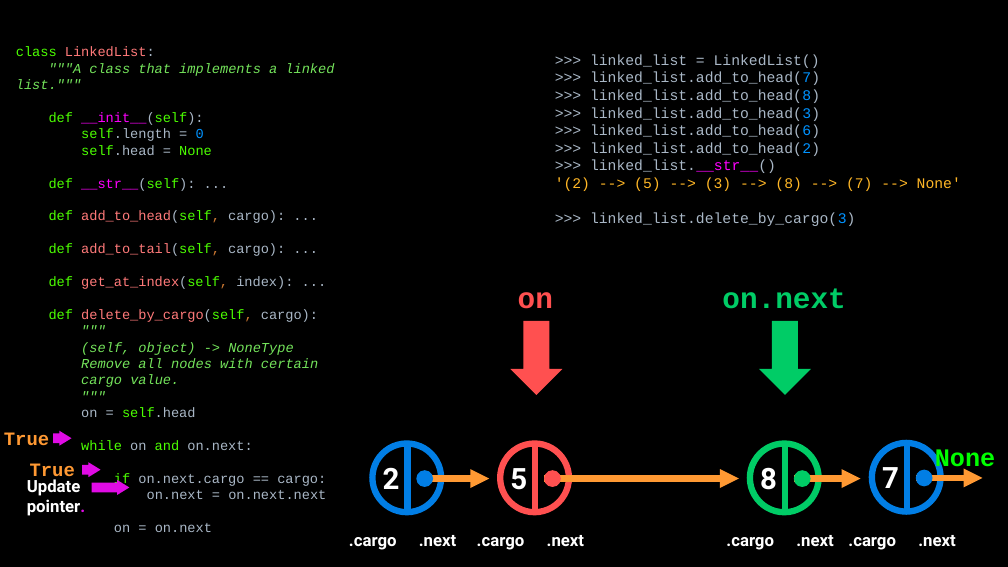
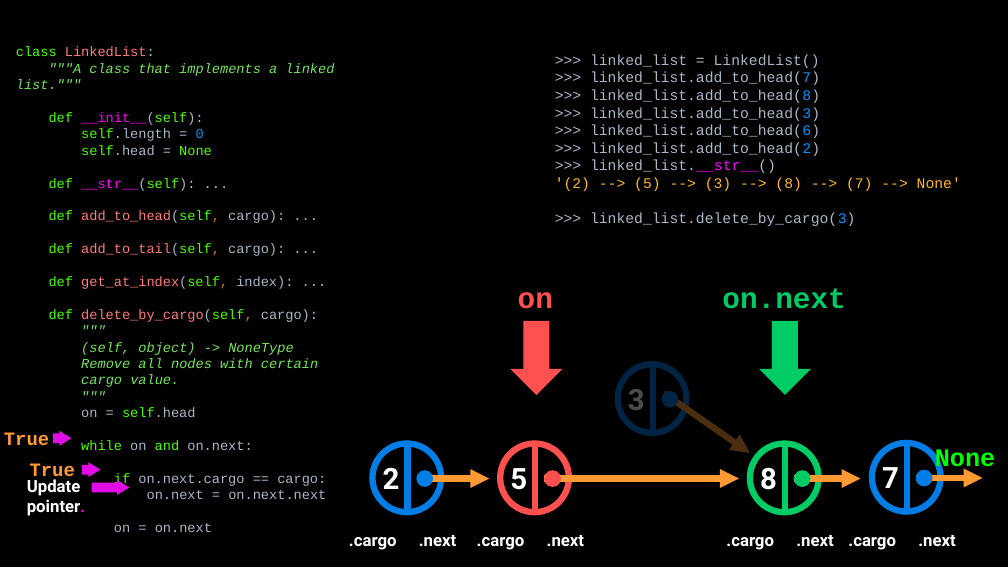
Before and after one commit to APS106/APS106-winter-2022-material, a slide deck: slide 73 of lectures/week12/lecture1/slides/week12_lecture1.pptx (slide 59 before the commit). Drawn at 1008x567 pixels with LibreOffice and Linux fonts; fonts in the diff are those of the drawing; background and template pictures are left out. Boxes give left, top, right and bottom in pixels: in the first picture for what was removed or moved away, otherwise in the second. Text is boxed around its words. In the diff, an @@ line names an element or a change of style, - is before the commit and + after.

```diff
--- a/lectures/week12/lecture1/slides/week12_lecture1.pptx
+++ b/lectures/week12/lecture1/slides/week12_lecture1.pptx
@@ rectangle added at <box>600,330,753,456</box>, fill #000000 at 70% opacity @@
@@ ellipse added at <box>618,364,687,433</box>, outline #017EE5 6 pt @@
@@ text added at <box>628,389,645,410</box>, 28 pt, text #FFFFFF, bold @@
+3
@@ line added from (653, 361) to (653, 430), #017EE5 6 pt @@
@@ ellipse added at <box>662,391,678,408</box>, fill #017EE5 @@
@@ arrow added from (664, 393) to (750, 453), #FF9933 6 pt @@
```
Also in this commit, not shown: 8 other slides changed, 18 slides added, 3 other files.
